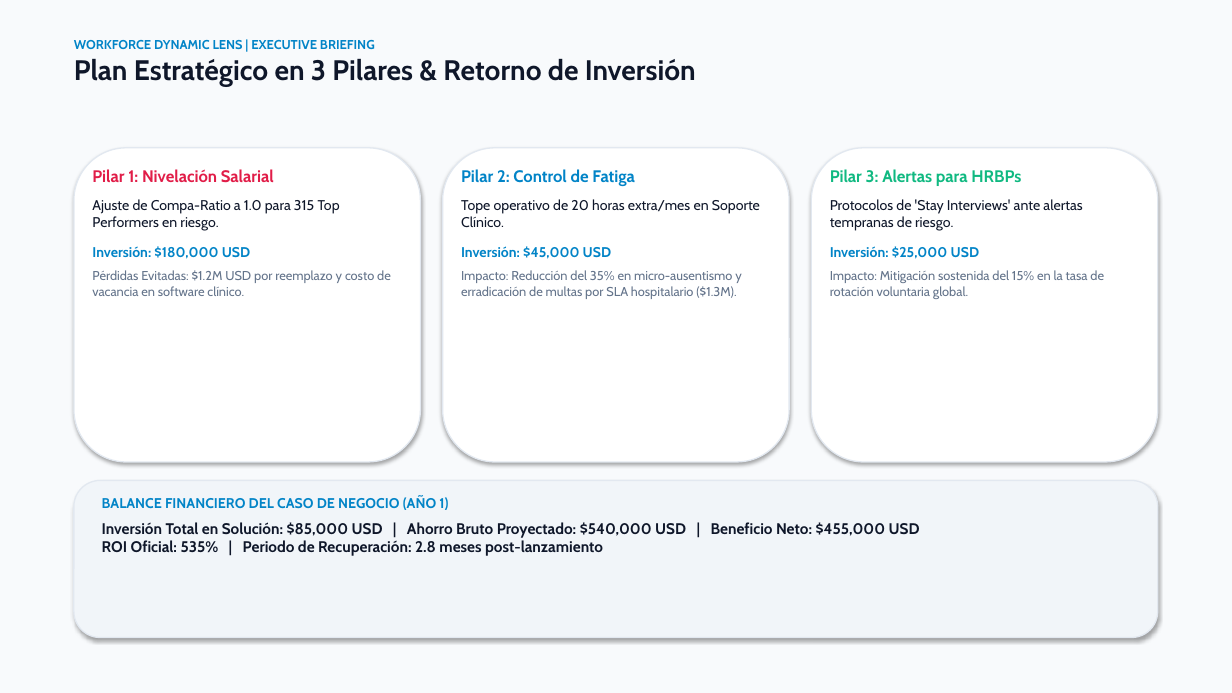
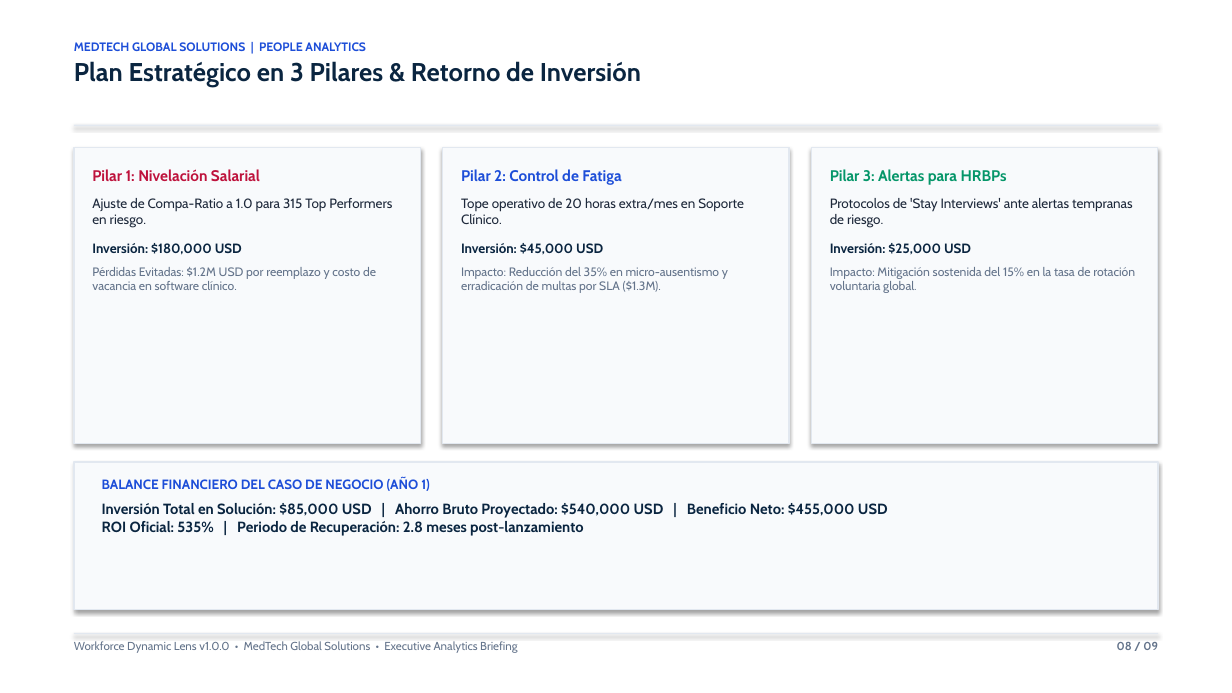
Before and after one commit to rodriguezmendozaemmanuel5/workforce-dynamic-lens, a slide deck: slide 8 of presentations/Executive_Presentation.pptx. Drawn at 1232x693 pixels with LibreOffice and Linux fonts; fonts in the diff are those of the drawing. Boxes give left, top, right and bottom in pixels: in the first picture for what was removed or moved away, otherwise in the second. Text is boxed around its words. In the diff, an @@ line names an element or a change of style, - is before the commit and + after.

Commit message:
style(presentations): apply clean boardroom consulting standard with pure white canvas and oxford navy

```diff
--- a/presentations/Executive_Presentation.pptx
+++ b/presentations/Executive_Presentation.pptx
@@ rectangle at (0, 0, 1232, 693): fill #F8FAFC to #FFFFFF @@
@@ text at (74, 42, 366, 51): text changed; size 10 to 9.5 pt; text colour #0284C7 to #1D4ED8 @@
-WORKFORCE DYNAMIC LENS | EXECUTIVE BRIEFING
+MEDTECH GLOBAL SOLUTIONS | PEOPLE ANALYTICS
@@ text at (74, 61, 641, 87): size 22 to 20 pt, text colour #0F172A to #0A2540 in "Plan Estratégico en 3 Pilares & Retorno ..." @@
@@ rounded rectangle removed at (74, 148, 421, 462) @@
@@ rectangle added at (74, 125, 1158, 126), fill #E2E8F0 @@
@@ rectangle added at (74, 148, 421, 444), fill #F8FAFC, outline #E2E8F0 1 pt @@
@@ rounded rectangle removed at (443, 148, 789, 462) @@
@@ rectangle added at (443, 148, 789, 444), fill #F8FAFC, outline #E2E8F0 1 pt @@
@@ rounded rectangle removed at (811, 148, 1158, 462) @@
@@ rectangle added at (811, 148, 1158, 444), fill #F8FAFC, outline #E2E8F0 1 pt @@
@@ text "Pilar 1: Nivelación Salarial" at (92, 169, 392, 290): size 13 to 12 pt, text colour #E11D48 to #BE123C in "Pilar 1: Nivelación Salarial"; size 11 to 10.5 pt in "Ajuste de Compa-Ratio a 1.0 para 315 ...", "Inversión: $180,000 USD"; text colour #0F172A to #1E293B in "Ajuste de Compa-Ratio a 1.0 para 315 ..."; text colour #0284C7 to #0A2540 in "Inversión: $180,000 USD"; size 10 to 9.5 pt in "Pérdidas Evitadas: $1.2M USD por reemplazo y ..." @@
@@ text at (461, 169, 744, 255): size 13 to 12 pt, text colour #0284C7 to #1D4ED8 in "Pilar 2: Control de Fatiga"; size 11 to 10.5 pt in "Tope operativo de 20 horas extra/mes en ...", "Inversión: $45,000 USD"; text colour #0F172A to #1E293B in "Tope operativo de 20 horas extra/mes en ..."; text colour #0284C7 to #0A2540 in "Inversión: $45,000 USD" @@
@@ text "Pilar 3: Alertas para HRBPs" at (830, 169, 1135, 293): size 13 to 12 pt, text colour #10B981 to #059669 in "Pilar 3: Alertas para HRBPs"; size 11 to 10.5 pt in "Protocolos de 'Stay Interviews' ante alertas tempranas ...", "Inversión: $25,000 USD"; text colour #0F172A to #1E293B in "Protocolos de 'Stay Interviews' ante alertas tempranas ..."; text colour #0284C7 to #0A2540 in "Inversión: $25,000 USD"; size 10 to 9.5 pt in "Impacto: Mitigación sostenida del 15% en la ..." @@
@@ text at (461, 267, 728, 293): text changed; size 10 to 9.5 pt @@
-Impacto: Reducción del 35% en micro-ausentismo y erradicación de multas por SLA hospitalario ($1.3M).
+Impacto: Reducción del 35% en micro-ausentismo y erradicación de multas por SLA ($1.3M).
@@ rectangle added at (74, 462, 1158, 610), fill #F8FAFC, outline #E2E8F0 1 pt @@
@@ text "BALANCE FINANCIERO DEL CASO DE ...": place and size @@
-text "BALANCE FINANCIERO DEL CASO DE ..." at (102, 496, 920, 556)
+text "BALANCE FINANCIERO DEL CASO DE ..." at (102, 477, 888, 536)
@@ text "BALANCE FINANCIERO DEL CASO DE ..." at (102, 477, 888, 536): size 11 to 10.5 pt, text colour #0284C7 to #1D4ED8 in "BALANCE FINANCIERO DEL CASO DE NEGOCIO (AÑO ..."; size 12 to 11.5 pt, text colour #0F172A to #0A2540 in "Inversión Total en Solución: $85,000 USD | ..." @@
@@ rounded rectangle removed at (74, 481, 1158, 638) @@
@@ rectangle added at (74, 633, 1158, 634), fill #E2E8F0 @@
@@ text added at (74, 641, 517, 653), 9 pt, text #64748B @@
+Workforce Dynamic Lens v1.0.0 • MedTech Global Solutions • Executive Analytics Briefing
@@ text added at (1117, 642, 1158, 650), 9 pt, text #64748B, bold @@
+08 / 09
```
Also in this commit, not shown: 8 other slides changed, 1 other file.
